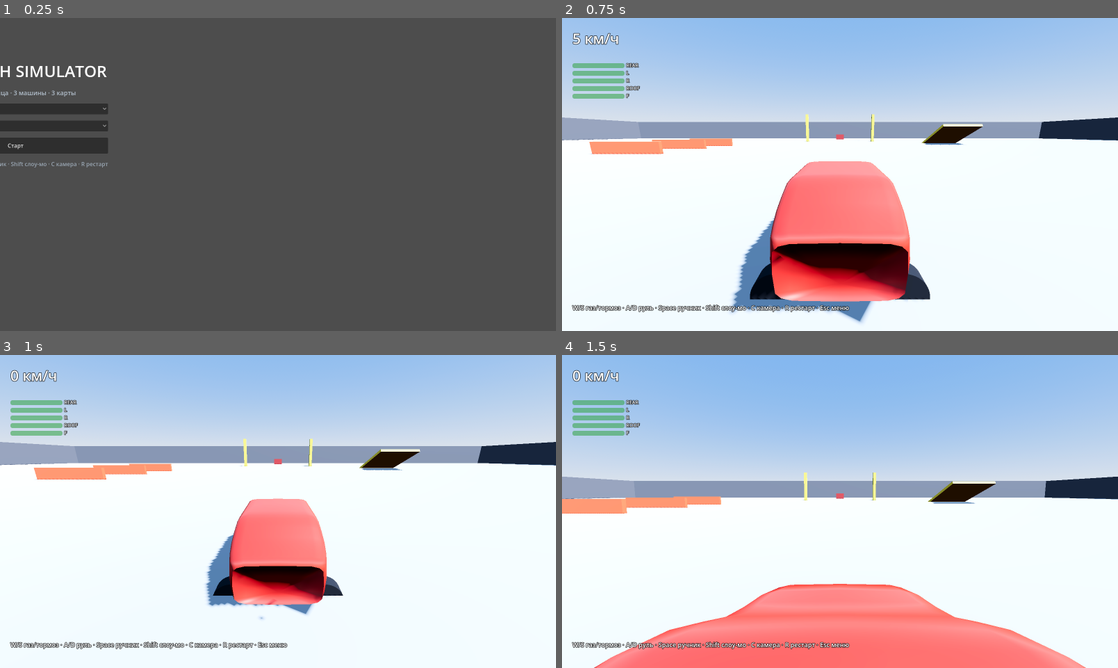
Above: before the commit, frames 1-4 (two rows, left to right).
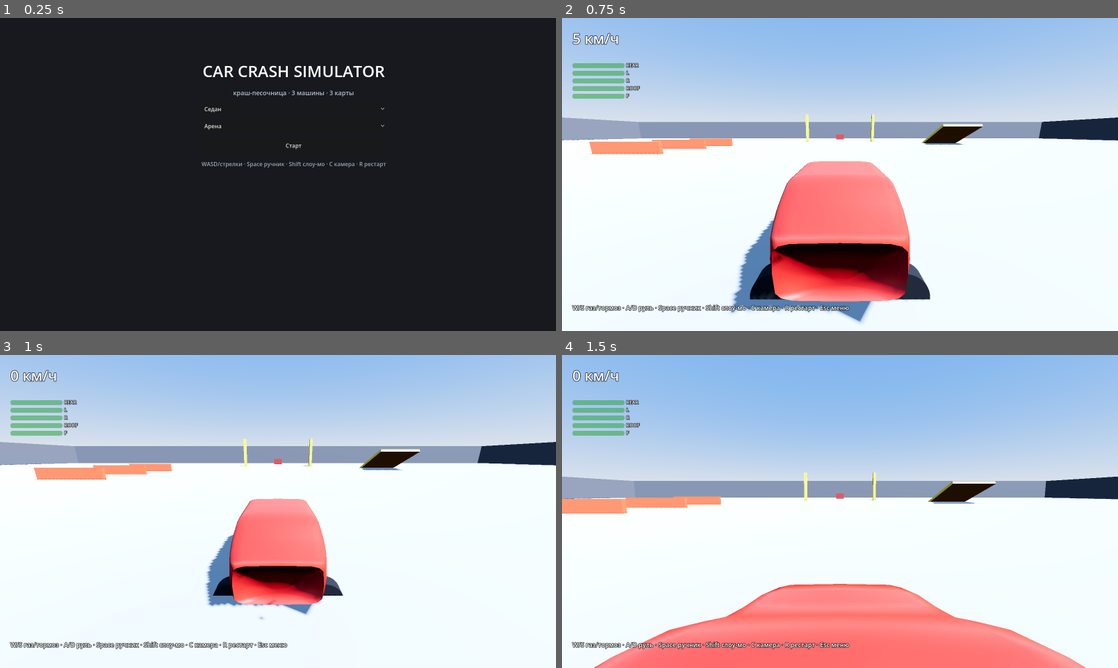
Above: after the commit, the same moments.

Repository: lightcodegit/carcrashsimulator
Game: Godot game, scene res://scenes/main_menu.tscn
Two runs of this game, one before a commit and one after it. Both use one fixed random seed, a clock stepped at 60 frames per second and the inputs below.
Inputs (mouse positions are in pixels of both pictures, inside the frame that each line leads up to):
- Up to frame 1 (0.25 s): no input
- Up to frame 2 (0.75 s): click "Старт" at 0.5 s
- Up to frame 3 (1 s): no input
- Up to frame 4 (1.5 s): move the mouse to (962, 495) at 1.27 s; hold D (steer_right) from 1.28 s (still down); hold C (cam_cycle) from 1.28 s (still down); click (962, 495) at 1.42 s

The runs differ from the first frame. In frame 1, 98% of the frame differs, in the area x 0-100%, y 0-100%; in frame 2, nothing differs; in frame 3, nothing differs; in frame 4, nothing differs.

Commit message:
fix(ui): set_anchors_and_offsets_preset for menu/HUD roots (anchors alone left them 0x0)

Diff:
--- a/scripts/ui/hud.gd
+++ b/scripts/ui/hud.gd
@@ -14,7 +14,7 @@
 func _ready() -> void:
 	layer = 10
 	var root := Control.new()
-	root.set_anchors_preset(Control.PRESET_FULL_RECT)
+	root.set_anchors_and_offsets_preset(Control.PRESET_FULL_RECT)
 	add_child(root)
 	_speed_label = _label(Vector2(30, 30), 42)
 	root.add_child(_speed_label)
--- a/scripts/ui/main_menu.gd
+++ b/scripts/ui/main_menu.gd
@@ -4,13 +4,13 @@
 const MAPS := [["Арена", "arena"], ["Городок", "town"], ["Трасса", "speedway"]]
 
 func _ready() -> void:
-	set_anchors_preset(Control.PRESET_FULL_RECT)
+	set_anchors_and_offsets_preset(Control.PRESET_FULL_RECT)
 	var bg := ColorRect.new()
 	bg.color = Color(0.09, 0.1, 0.12)
-	bg.set_anchors_preset(Control.PRESET_FULL_RECT)
+	bg.set_anchors_and_offsets_preset(Control.PRESET_FULL_RECT)
 	add_child(bg)
 	var col := VBoxContainer.new()
-	col.anchor_left = 0.5; col.anchor_right = 0.5
+	col.set_anchors_and_offsets_preset(Control.PRESET_CENTER_TOP)
 	col.offset_left = -220; col.offset_right = 220
 	col.offset_top = 120; col.offset_bottom = 620
 	col.add_theme_constant_override("separation", 18)
--- a/tests/h_menu.gd
+++ b/tests/h_menu.gd
@@ -1,10 +1,14 @@
 extends Control
 var _f := 0
+var mm
 func _ready() -> void:
-	add_child(load("res://scenes/main_menu.tscn").instantiate())
+	set_anchors_and_offsets_preset(Control.PRESET_FULL_RECT)
+	mm = load("res://scenes/main_menu.tscn").instantiate()
+	add_child(mm)
 func _process(_d: float) -> void:
 	_f += 1
 	if _f == 8:
+		print("SIZES mm=" + str(mm.size) + " colpos=" + str(mm.get_child(1).global_position))
 		await RenderingServer.frame_post_draw
 		get_viewport().get_texture().get_image().save_png("res://tests/out/menu.png")
 		get_tree().quit(0)
